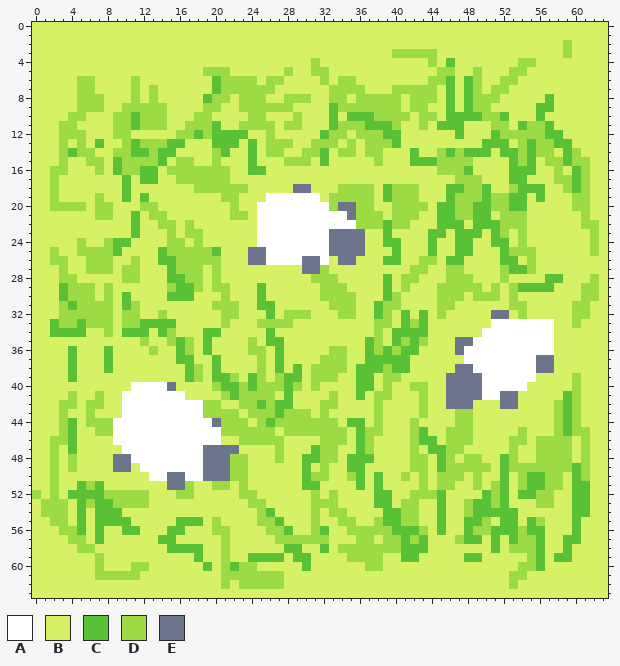
Two states of a pixel-art sprite, assets/game/board/tiles/art/wool.png. The first picture shows the starting point.
The file is 64x64 pixels.
Palette (. is transparent): A #ffffff  B #d6f264  C #59c135  D #9cdb43  E #6d758d
After the commit:
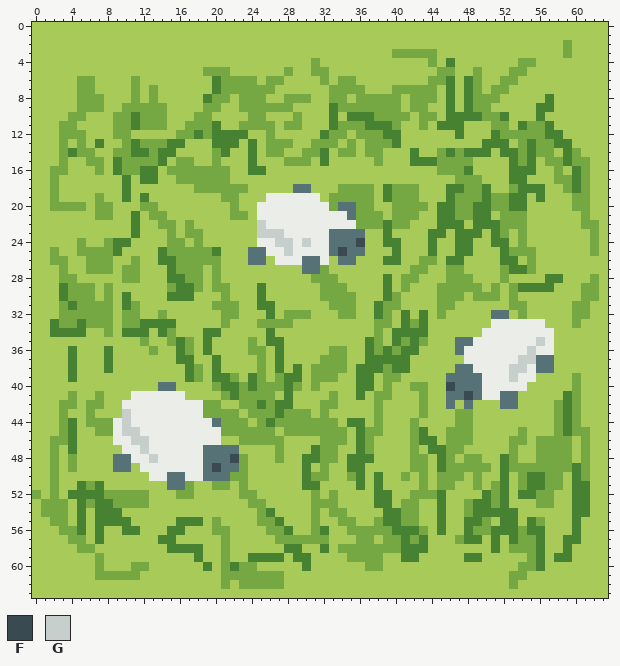
Colours new in this view: F #394a50  G #c7cfcc
Diff:
colour A: #ffffff -> #ebede9
colour B: #d6f264 -> #a8ca58
colour C: #59c135 -> #468232
colour D: #9cdb43 -> #75a743
colour E: #6d758d -> #577277
Changed rows in their new state; - is a pixel that keeps its letter.
first column x 25:
22 G-----------
23 GGG---------
24 --GG-G-----F
25 ---G-----F--
26 -B----------
first column x 10:
33 -----------------------------------------------B
35 ----------------------------------------------G-
36 ---------------------------------------------G--
37 --------------------------------------------GG--
38 -------------------------------------------GG---
39 -------------------------------------------G----
40 -BBBE-------------------------------F-----------
41 B-------------------------------------F---------
42 -------------------------------------B----------
43 G-----------------------------------------------
44 G-----------------------------------------------
45 GG----------------------------------------------
46 -GG---------------------------------------------
47 --G---------------------------------------------
48 ---G--------F-----------------------------------
49 ----------F-E-----------------------------------
Changed places in both pictures, as pixel boxes (x1, y1, x2, y2):
changed: (32, 22, 608, 598)
